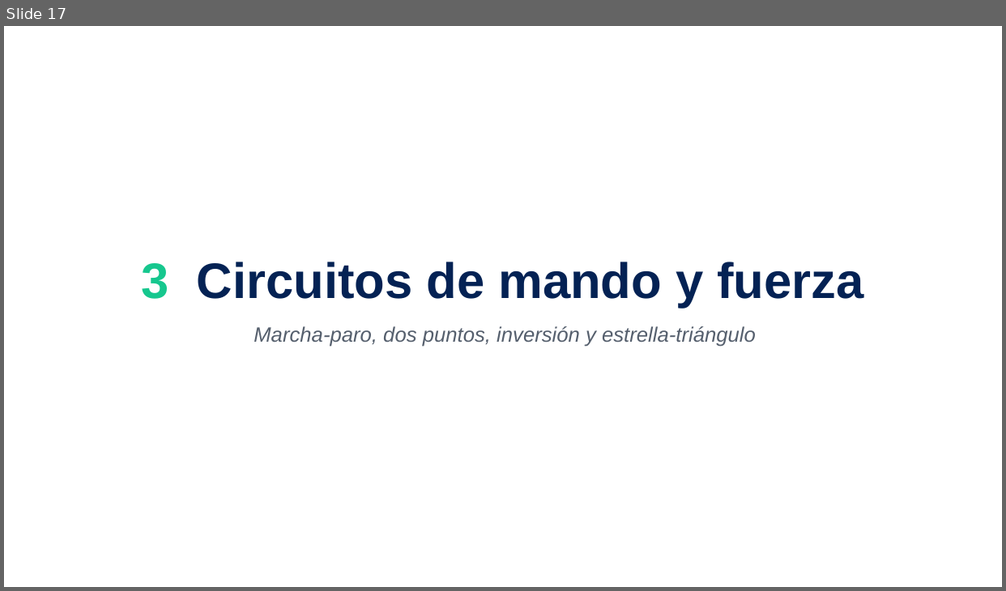
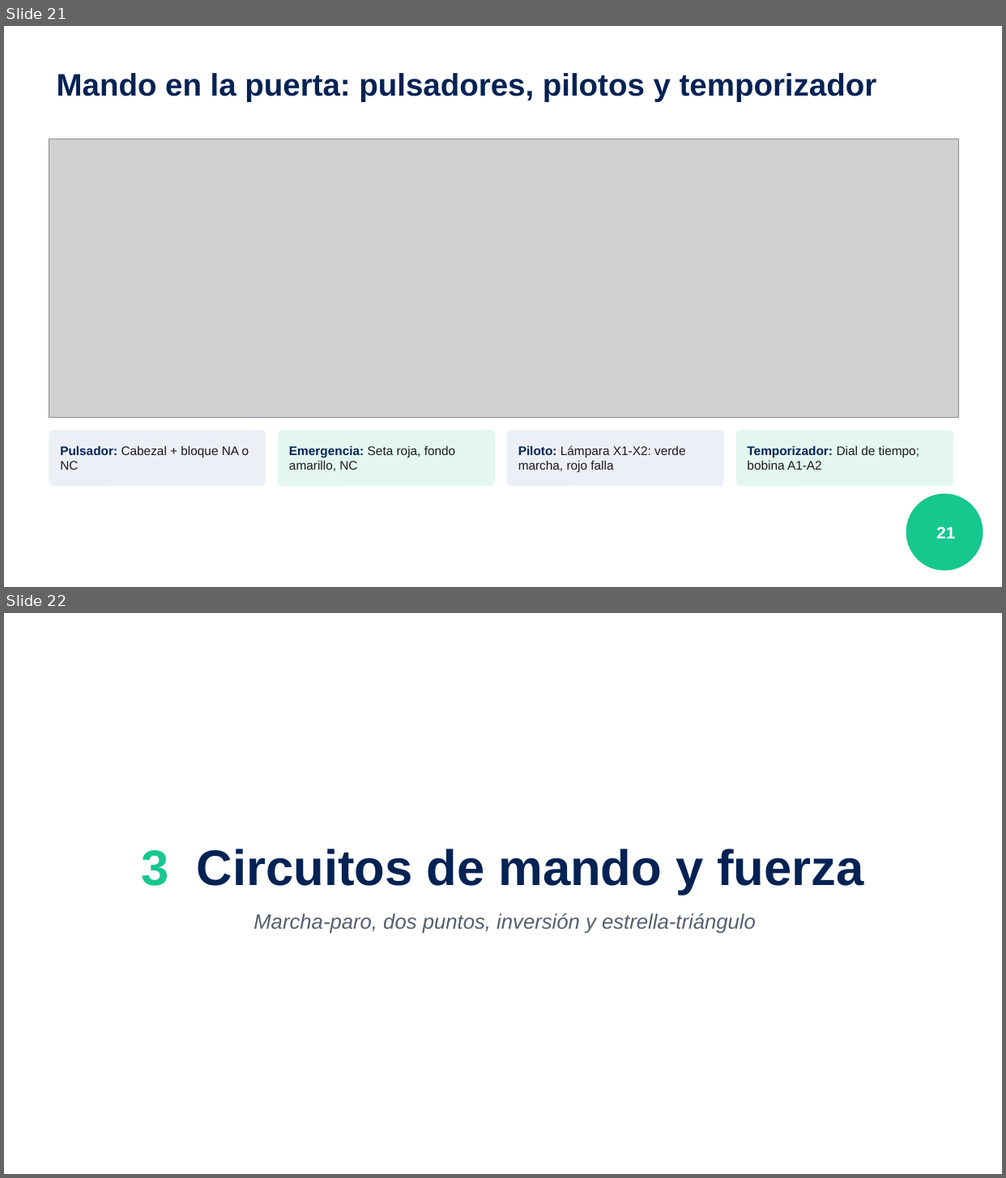
Before and after one commit to hector310595/MandoFuerzaRGIM, a slide deck: sesion1_teoria/RGIM_S1_Seguridad_Mando_Fuerza_Teoria.pptx. Shown one above the other, each under a label of ours: slide 17 before the commit, slides 21 and 22 after it. The pictures are 1006x591 and 1006x1178 pixels, drawn with LibreOffice and Linux fonts; fonts in the diff are those of the drawing; grey boxes stand for pictures; background and template pictures are left out. Boxes give left, top, right and bottom in pixels: in the first picture for what was removed or moved away, otherwise in the second. Text is boxed around its words. In the diff, an @@ line names an element or a change of style, - is before the commit and + after.

```diff
--- a/sesion1_teoria/RGIM_S1_Seguridad_Mando_Fuerza_Teoria.pptx
+++ b/sesion1_teoria/RGIM_S1_Seguridad_Mando_Fuerza_Teoria.pptx
@@ slide 21 added at (x1=4, y1=26, x2=1002, y2=587), background #FFFFFF @@
@@ title added at (x1=57, y1=73, x2=877, y2=102), 30 pt, text #042254, bold @@
+Mando en la puerta: pulsadores, pilotos y temporizador
@@ picture added at (x1=49, y1=139, x2=958, y2=418) @@
@@ rounded rectangle added at (x1=49, y1=430, x2=266, y2=486), fill #ECF0F6 @@
@@ rounded rectangle added at (x1=278, y1=430, x2=495, y2=486), fill #E3F6EF @@
@@ rounded rectangle added at (x1=507, y1=430, x2=724, y2=486), fill #ECF0F6 @@
@@ rounded rectangle added at (x1=736, y1=430, x2=953, y2=486), fill #E3F6EF @@
@@ text added at (x1=60, y1=446, x2=249, y2=470), 12 pt, text #1A1A1A @@
+Pulsador: Cabezal + bloque NA o NC
@@ text added at (x1=289, y1=446, x2=455, y2=472), 12 pt, text #1A1A1A @@
+Emergencia: Seta roja, fondo amarillo, NC
@@ text added at (x1=518, y1=446, x2=685, y2=472), 12 pt, text #1A1A1A @@
+Piloto: Lámpara X1-X2: verde marcha, rojo falla
@@ text added at (x1=747, y1=446, x2=919, y2=470), 12 pt, text #1A1A1A @@
+Temporizador: Dial de tiempo; bobina A1-A2
@@ ellipse added at (x1=906, y1=494, x2=983, y2=571), fill #16C78E @@
@@ text added at (x1=23, y1=518, x2=488, y2=546), 16 pt, text #FFFFFF, bold @@
+Seguridad eléctrica · Mando y fuerza · RGIM
@@ page number added at (x1=936, y1=527, x2=955, y2=539), 16 pt, text #FFFFFF, bold @@
+21
@@ what was slide 17 is now slide 22 @@
```
Also in this commit, not shown: 5 other slides added, 18 other files.
